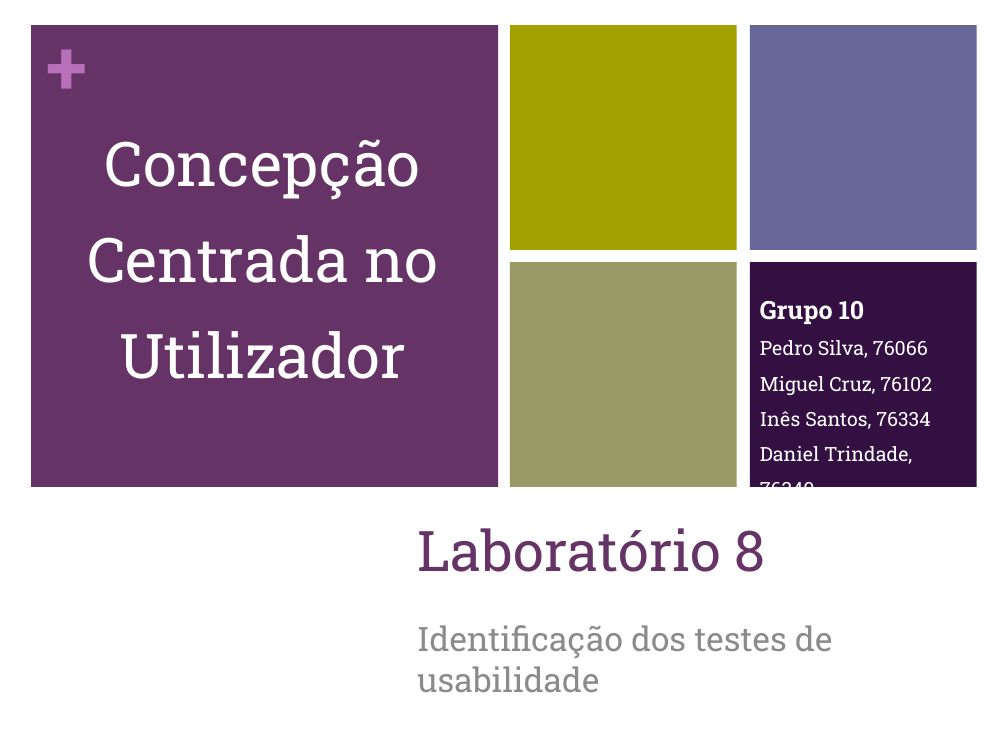
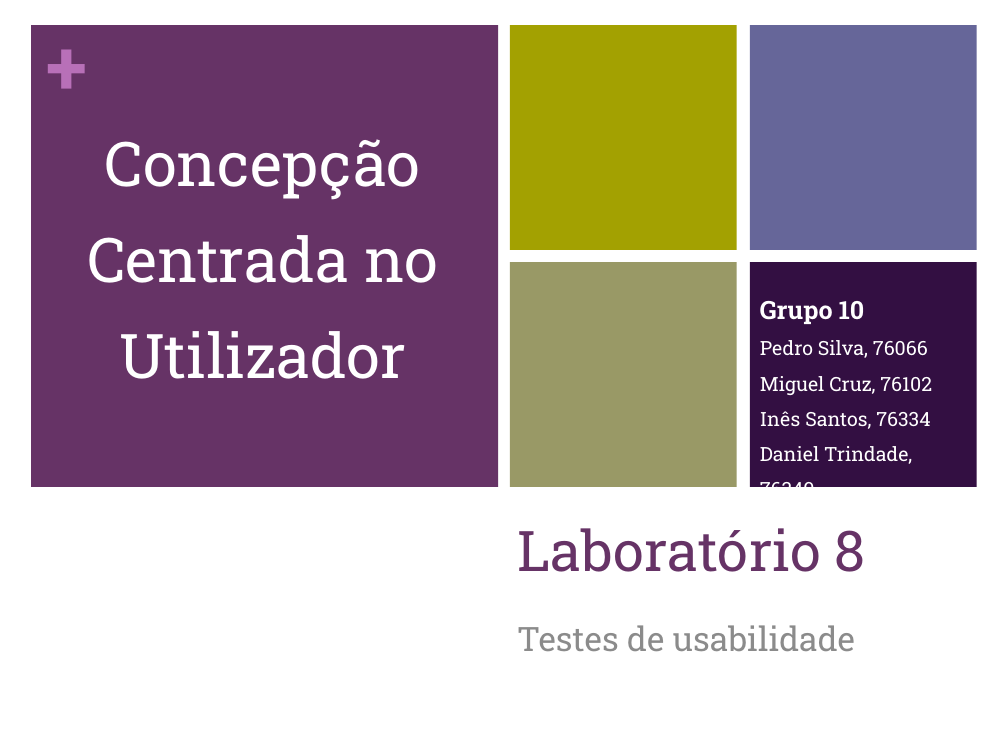
Before and after one commit to carboned4/C_C_U-2015-10, a slide deck: slide 1 of Aula 08/G10 - Apresentacao - Lab08.pptx. Drawn at 1008x756 pixels with LibreOffice and Linux fonts; fonts in the diff are those of the drawing. Boxes give left, top, right and bottom in pixels: in the first picture for what was removed or moved away, otherwise in the second. Text is boxed around its words. In the diff, an @@ line names an element or a change of style, - is before the commit and + after.

```diff
--- a/Aula 08/G10 - Apresentacao - Lab08.pptx
+++ b/Aula 08/G10 - Apresentacao - Lab08.pptx
@@ title "Laboratório 8": place and size @@
-title "Laboratório 8" at (417,528,766,572)
+title "Laboratório 8" at (517,528,866,572)
@@ subtitle at (517,625,855,651): text changed @@
-Identificação dos testes de usabilidade
+Testes de usabilidade
```
Also in this commit, not shown: 7 other slides changed, 2 slides added.
